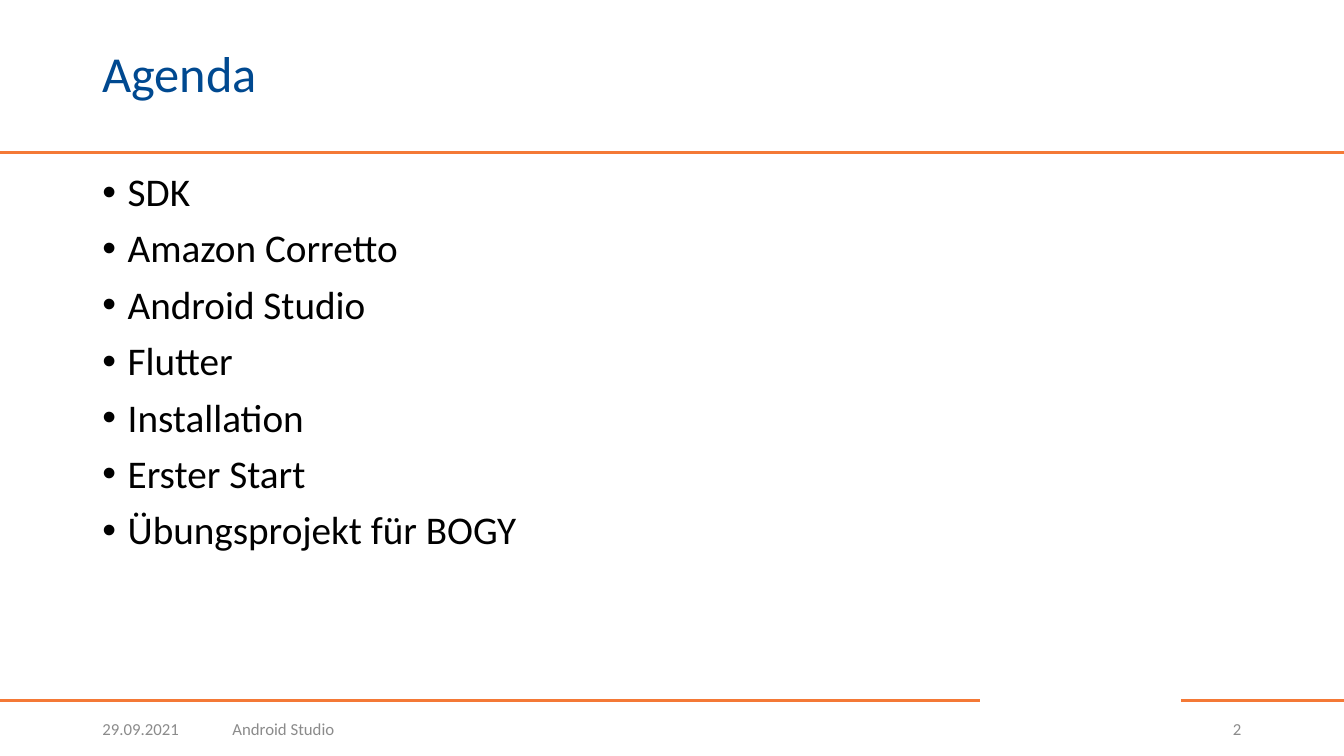
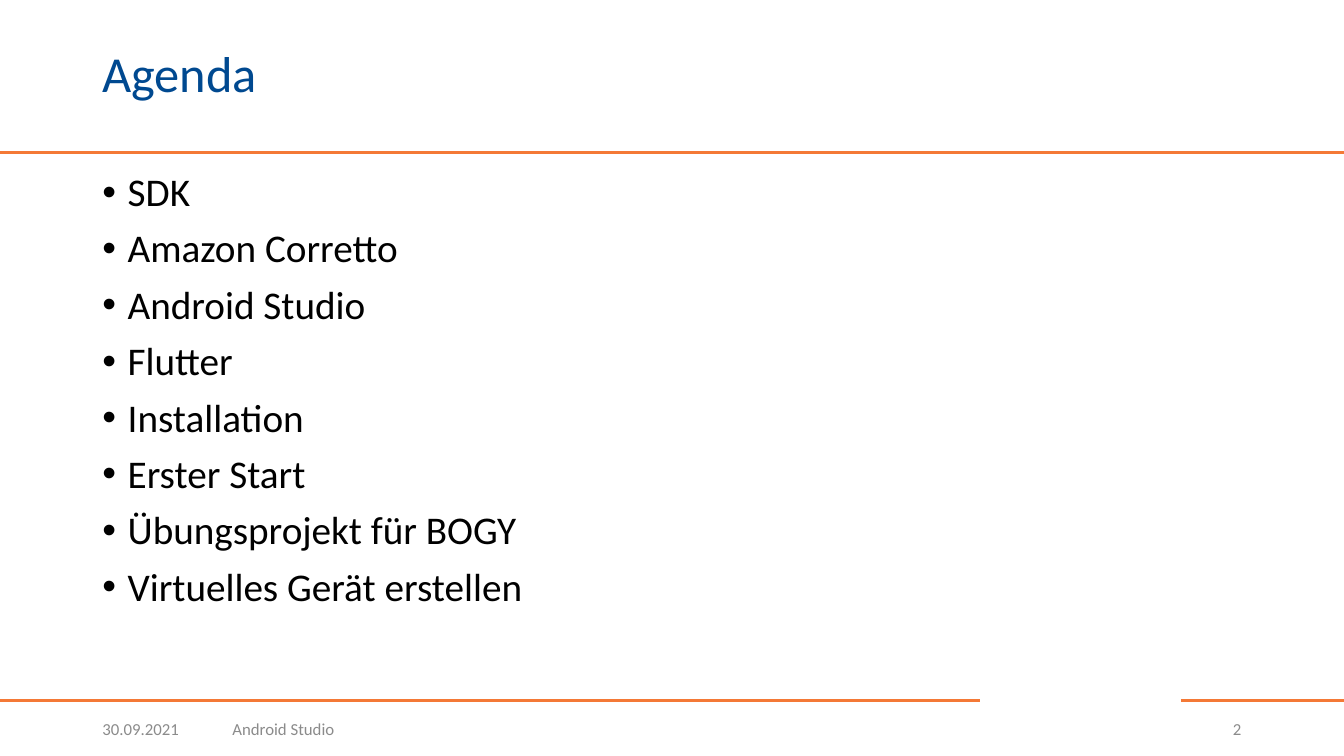
Before and after one commit to BogyMitutoyoCTL/Checklisten-App-2021, a slide deck: slide 2 of AndroidStudio.pptx. Drawn at 1344x756 pixels with LibreOffice and Linux fonts; fonts in the diff are those of the drawing; background and template pictures are left out. Boxes give left, top, right and bottom in pixels: in the first picture for what was removed or moved away, otherwise in the second. Text is boxed around its words. In the diff, an @@ line names an element or a change of style, - is before the commit and + after.

```diff
--- a/AndroidStudio.pptx
+++ b/AndroidStudio.pptx
@@ text at bbox=[128, 573, 523, 602]: paragraph added @@
+• Virtuelles Gerät erstellen
@@ text at bbox=[102, 724, 178, 735]: text changed @@
-29.09.2021
+30.09.2021
```
Also in this commit, not shown: 38 other slides changed, 9 slides added, 1 slide removed.
